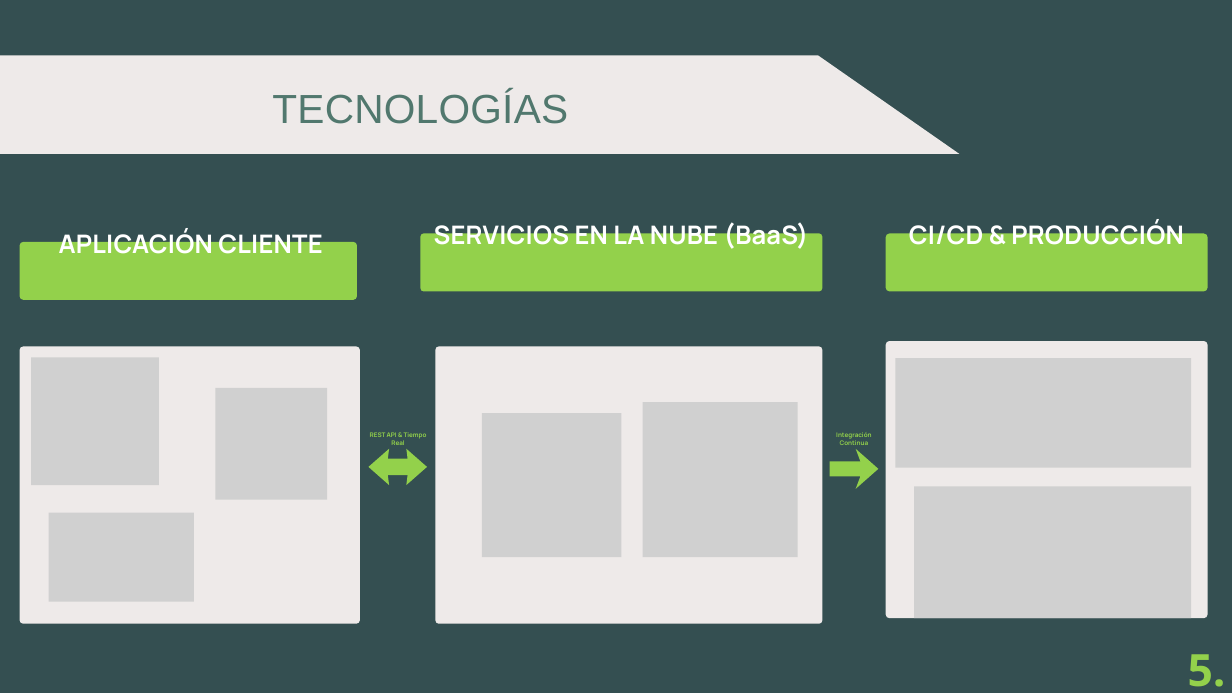
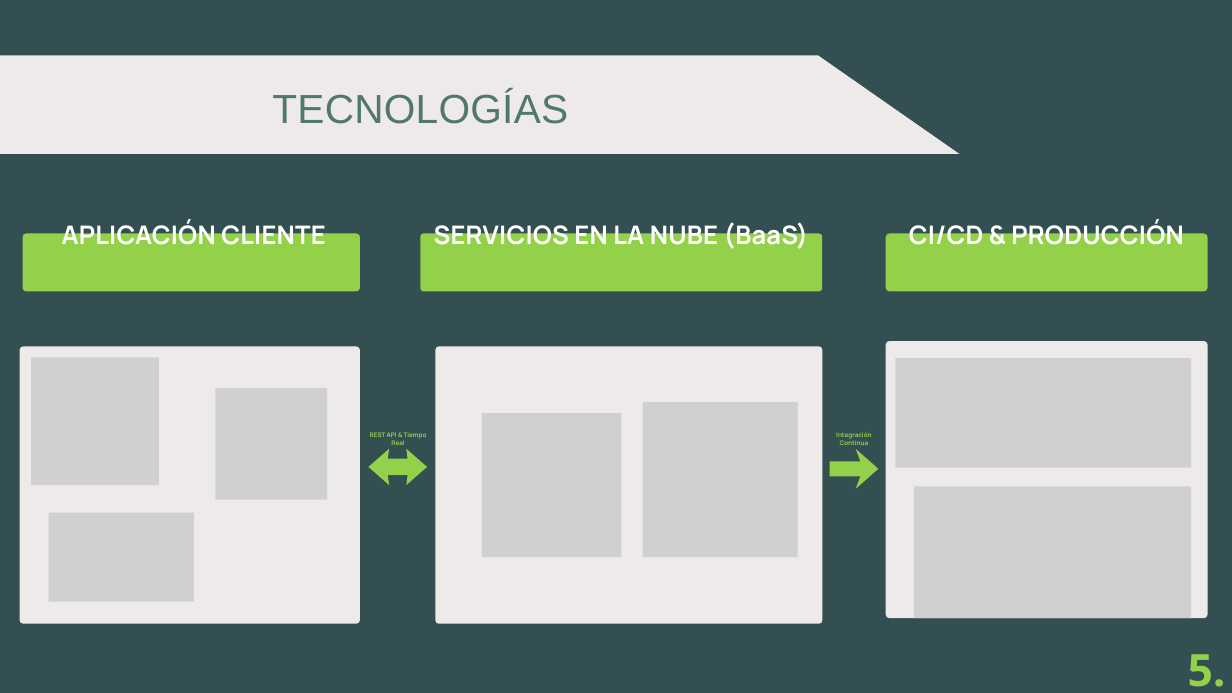
Before and after one commit to egilp04/TFG_Cuidados, a slide deck: slide 7 of documentacion_extra/presentacion/cuidaDos.pptx. Drawn at 1232x693 pixels with LibreOffice and Linux fonts; fonts in the diff are those of the drawing; grey boxes stand for pictures. Boxes give left, top, right and bottom in pixels: in the first picture for what was removed or moved away, otherwise in the second. Text is boxed around its words. In the diff, an @@ line names an element or a change of style, - is before the commit and + after.

```diff
--- a/documentacion_extra/presentacion/cuidaDos.pptx
+++ b/documentacion_extra/presentacion/cuidaDos.pptx
@@ text "APLICACIÓN CLIENTE": place and size @@
-text "APLICACIÓN CLIENTE" at [59,229,322,254]
+text "APLICACIÓN CLIENTE" at [62,221,325,245]
@@ freeform shape: place and size @@
-freeform shape at [20,242,357,300]
+freeform shape at [23,233,360,291]
```
Also in this commit, not shown: 4 other slides changed, 1 slide added, 1 slide removed, 1 other file.
